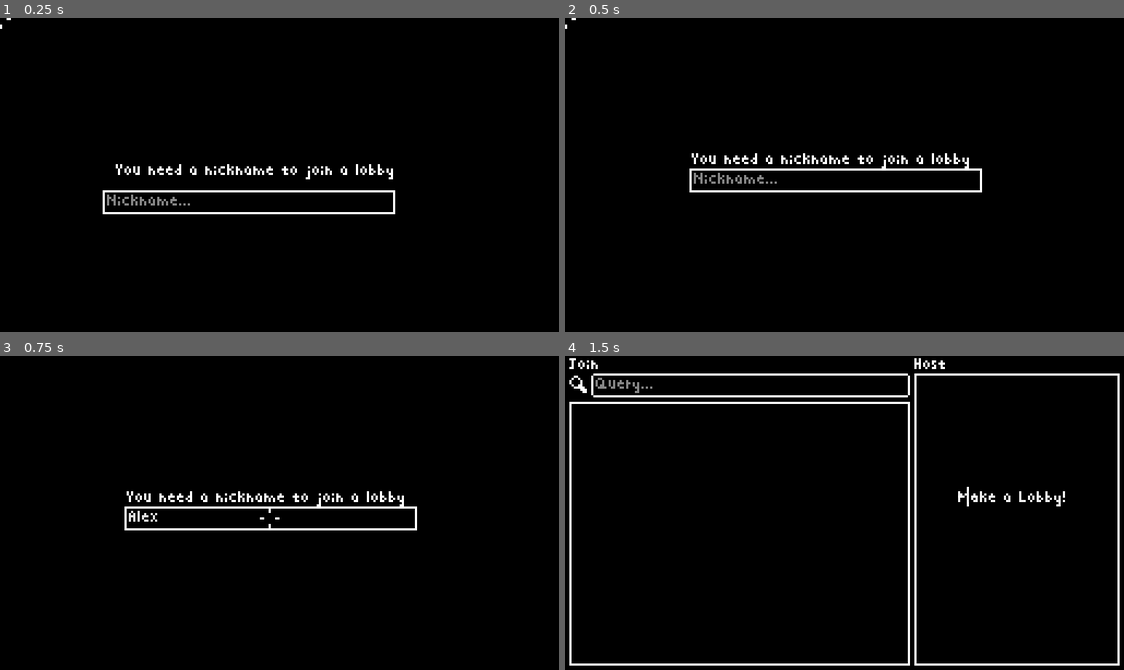
Above: before the commit, frames 1-4 (two rows, left to right).
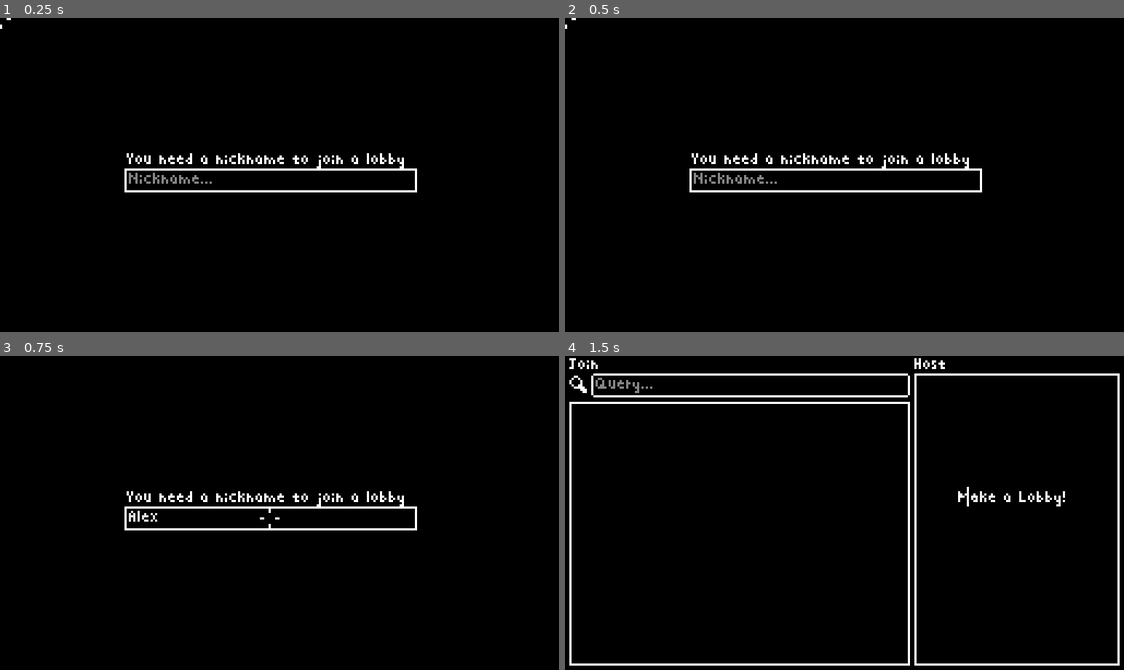
Above: after the commit, the same moments.

Repository: rageboi1011/monorun
Game: Godot game, scene res://scenes/multiplayer.tscn
The game is run twice, just before and just after one commit, with the same random seed, the same clock (stepped at 60 frames per second) and the same inputs.
Inputs (mouse positions are in pixels of both pictures, inside the frame that each line leads up to):
- Up to frame 1 (0.25 s): no input
- Up to frame 2 (0.5 s): no input
- Up to frame 3 (0.75 s): click (268, 519) at 0.52 s; type "Alex" at 0.6 s
- Up to frame 4 (1.5 s): tap Enter (CONFIRM) at 1.25 s; move the mouse to (967, 497) at 1.27 s; tap A (L) at 1.35 s

The runs differ from the first frame. In frame 1, 2.0% of the frame differs, in the area x 18-75%, y 43-63%; in frame 2, nothing differs; in frame 3, nothing differs; in frame 4, nothing differs.

Commit message:
Update multiplayer.tscn
i game ended that horrible animation

Diff:
--- a/scenes/multiplayer.tscn
+++ b/scenes/multiplayer.tscn
@@ -22,33 +22,6 @@
 expand_margin_right = 5.0
 expand_margin_top = 5.0
 expand_margin_bottom = 3.0
-
-[sub_resource type="Animation" id=3]
-resource_name = "StartAnim"
-tracks/0/type = "value"
-tracks/0/path = NodePath("Nickname:rect_position")
-tracks/0/interp = 1
-tracks/0/loop_wrap = true
-tracks/0/imported = false
-tracks/0/enabled = true
-tracks/0/keys = {
-"times": PoolRealArray( 0, 0.3, 0.4 ),
-"transitions": PoolRealArray( 1, 1, 1 ),
-"update": 1,
-"values": [ Vector2( 240, 400 ), Vector2( 315, 350 ), Vector2( 290, 350 ) ]
-}
-tracks/1/type = "value"
-tracks/1/path = NodePath("Label:rect_position")
-tracks/1/interp = 1
-tracks/1/loop_wrap = true
-tracks/1/imported = false
-tracks/1/enabled = true
-tracks/1/keys = {
-"times": PoolRealArray( 0, 0.2, 0.3, 0.5 ),
-"transitions": PoolRealArray( 1, 1, 1, 1 ),
-"update": 1,
-"values": [ Vector2( 265, 334 ), Vector2( 265, 334 ), Vector2( 302, 309 ), Vector2( 290, 309 ) ]
-}
 
 [node name="Node2D" type="Node2D"]
 material = SubResource( 1 )
@@ -106,10 +79,10 @@
 margin_bottom = 40.0
 
 [node name="Nickname" type="LineEdit" parent="PlayerInfo"]
-margin_left = 240.0
-margin_top = 400.0
-margin_right = 900.0
-margin_bottom = 447.0
+margin_left = 290.0
+margin_top = 350.0
+margin_right = 950.0
+margin_bottom = 397.0
 theme = ExtResource( 5 )
 custom_styles/normal = SubResource( 2 )
 max_length = 10
@@ -118,16 +91,12 @@
 caret_blink = true
 
 [node name="Label" type="Label" parent="PlayerInfo"]
-margin_left = 265.0
-margin_top = 334.0
-margin_right = 905.0
-margin_bottom = 371.0
+margin_left = 290.0
+margin_top = 309.0
+margin_right = 930.0
+margin_bottom = 346.0
 custom_fonts/font = ExtResource( 1 )
 text = "You need a nickname to join a lobby"
 
-[node name="AnimationPlayer" type="AnimationPlayer" parent="PlayerInfo"]
-autoplay = "StartAnim"
-anims/StartAnim = SubResource( 3 )
-
 [node name="Crosshair" type="Sprite" parent="."]
 texture = ExtResource( 3 )
Not shown: 1 places in scenes/multiplayer.tscn that only renumber resources
